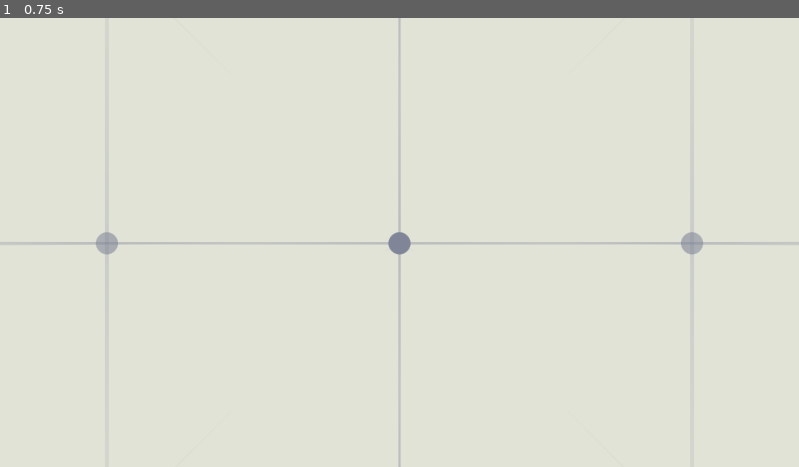
Above: before the commit, frame 1.
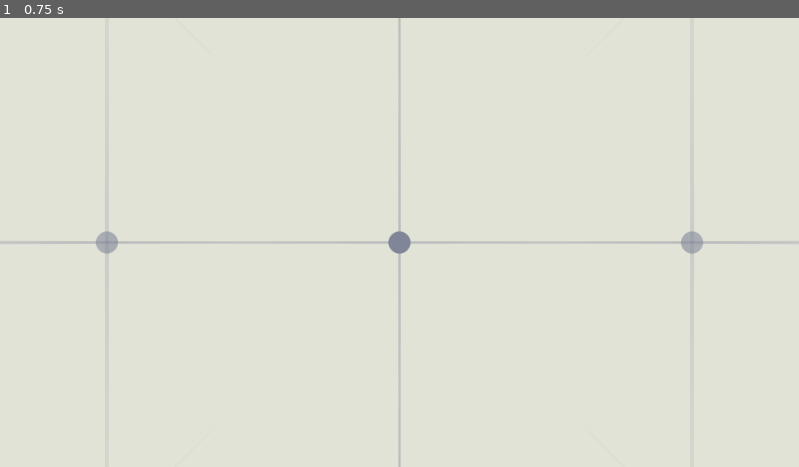
Above: after the commit, the same moment.

Repository: V-Sekai/xr-grid
Game: Godot game, scene res://procedural_3d_grid/scenes/main.tscn
Two runs of this game, one before a commit and one after it. Both use one fixed random seed, a clock stepped at 60 frames per second and the inputs below.
Inputs:
- Up to frame 1 (0.75 s): tap Enter at 0.5 s

The runs differ from the first frame. In frame 1, 0.2% of the frame differs, in the area x 3-97%, y 47-53%.

Commit message:
Remove gravity constant from xr_pinch.gd
Removed the `gravity_m_per_s2` variable and its usage from `xr_pinch.gd`. This change simplifies the physics calculations by excluding direct gravity application.

Diff:
--- a/procedural_3d_grid/core/xr_pinch.gd
+++ b/procedural_3d_grid/core/xr_pinch.gd
@@ -146,15 +146,11 @@
 		hand_right_grab_debounce_timer = grab_debounce_timer
 
 
-@export var gravity_m_per_s2: float = 0.0981
 @export var linear_dampening: float = 0.45
 @export var angular_dampening: float = 0.45
 
 
 func apply_velocity(delta_time: float) -> void:
-	# Apply gravity directly to the velocity
-	linear_velocity += Vector3(0, -gravity_m_per_s2, 0) * delta_time
-
 	# Apply linear damping, reducing the velocity by the damping factor each frame
 	linear_velocity *= (1.0 - linear_dampening)
 
